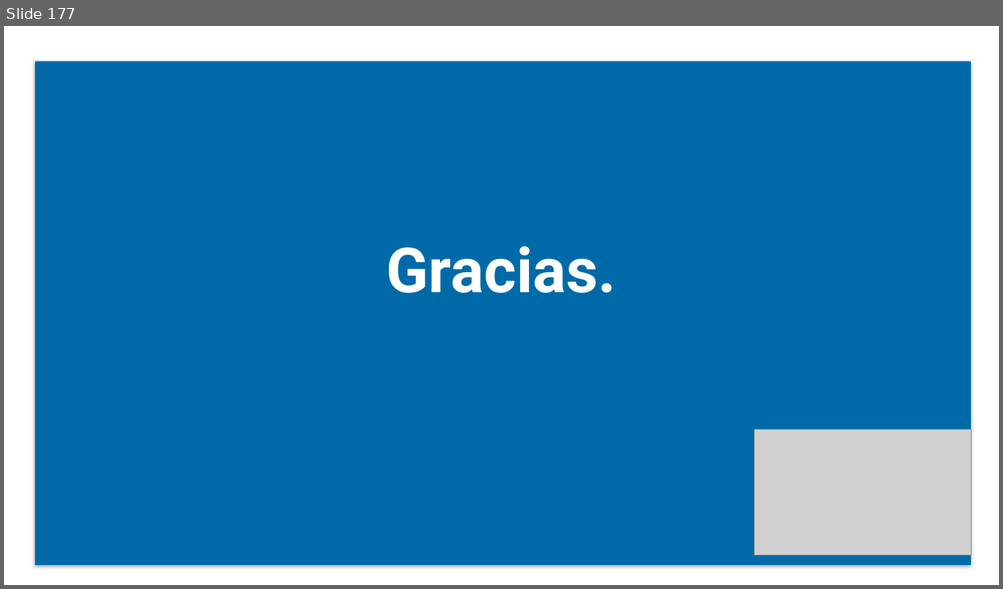
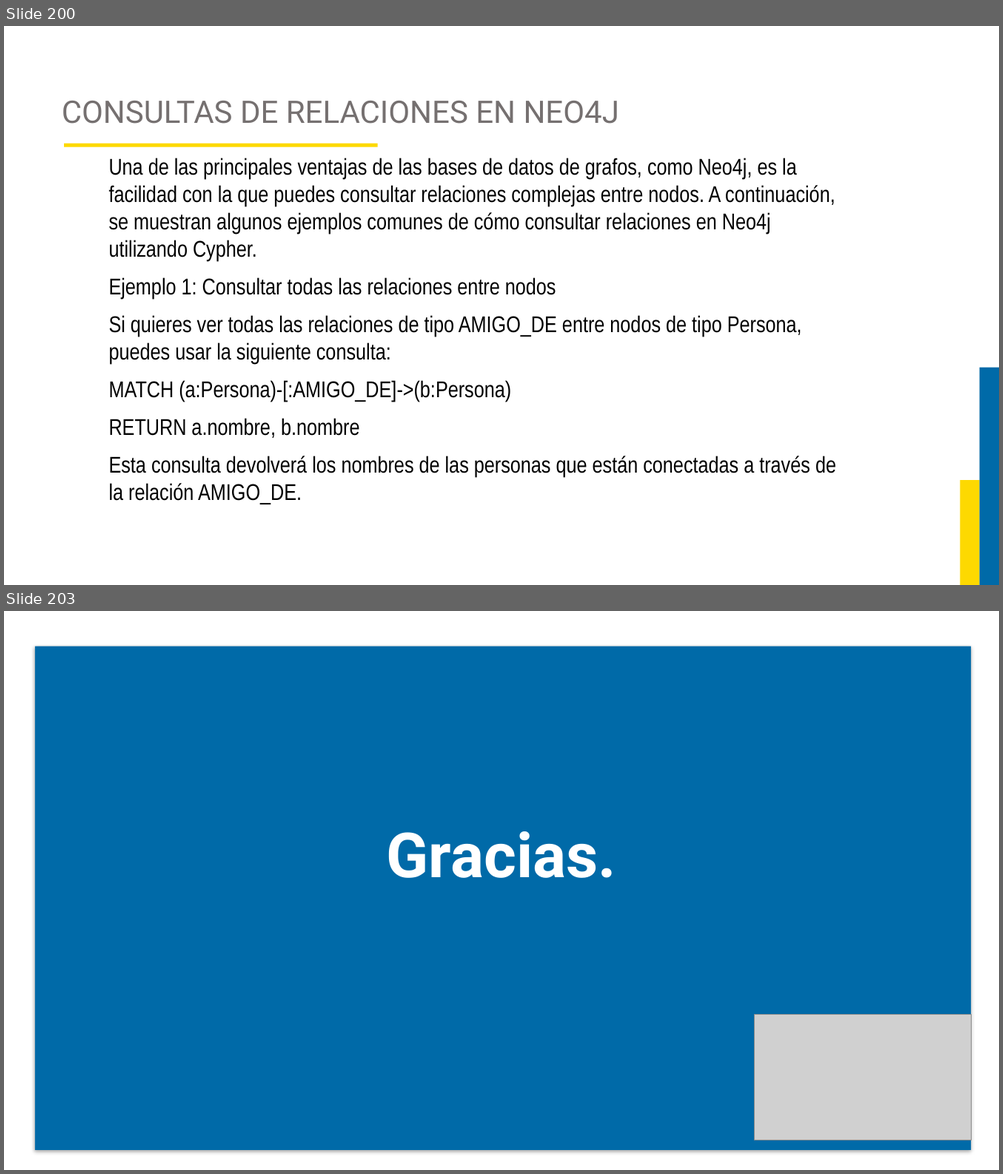
Before and after one commit to JorgeAlejandroAguirreGutierrez/proyecto-luis, a slide deck: Curso Base de Datos 2/DIAPOSITIVAS BASES DE DATOS 2.pptx. Shown one above the other, each under a label of ours: slide 177 before the commit, slides 200 and 203 after it; the slides between them are not shown. The pictures are 1003x589 and 1003x1174 pixels, drawn with LibreOffice and Linux fonts; fonts in the diff are those of the drawing; grey boxes stand for pictures; background and template pictures are left out. Boxes give left, top, right and bottom in pixels: in the first picture for what was removed or moved away, otherwise in the second. Text is boxed around its words. In the diff, an @@ line names an element or a change of style, - is before the commit and + after.

```diff
--- a/Curso Base de Datos 2/DIAPOSITIVAS BASES DE DATOS 2.pptx
+++ b/Curso Base de Datos 2/DIAPOSITIVAS BASES DE DATOS 2.pptx
@@ slide 200 added at [4, 26, 999, 585], background #FFFFFF @@
@@ title added at [62, 101, 619, 124], 30 pt, text #757070 @@
+CONSULTAS DE RELACIONES EN NEO4J
@@ rectangle added at [64, 143, 377, 147], fill #FDD901 @@
@@ text added at [109, 158, 836, 505], 22 pt, text #000000 @@
+Una de las principales ventajas de las bases de datos de grafos, como Neo4j, es la facilidad con la que puedes consultar relaciones complejas entre nodos. A continuación, se muestran algunos ejemplos comunes de cómo consultar relaciones en Neo4j utilizando Cypher.
+Ejemplo 1: Consultar todas las relaciones entre nodos
+Si quieres ver todas las relaciones de tipo AMIGO_DE entre nodos de tipo Persona, puedes usar la siguiente consulta:
+MATCH (a:Persona)-[:AMIGO_DE]->(b:Persona)
+RETURN a.nombre, b.nombre
+Esta consulta devolverá los nombres de las personas que están conectadas a través de la relación AMIGO_DE.
@@ rectangle added at [979, 368, 999, 585], fill #006AA8 @@
@@ rectangle added at [960, 480, 979, 585], fill #FDD901 @@
@@ what was slide 177 is now slide 203 @@
```
Also in this commit, not shown: 2 slides changed, 26 other slides added, 1 slide removed, 14 other files.
